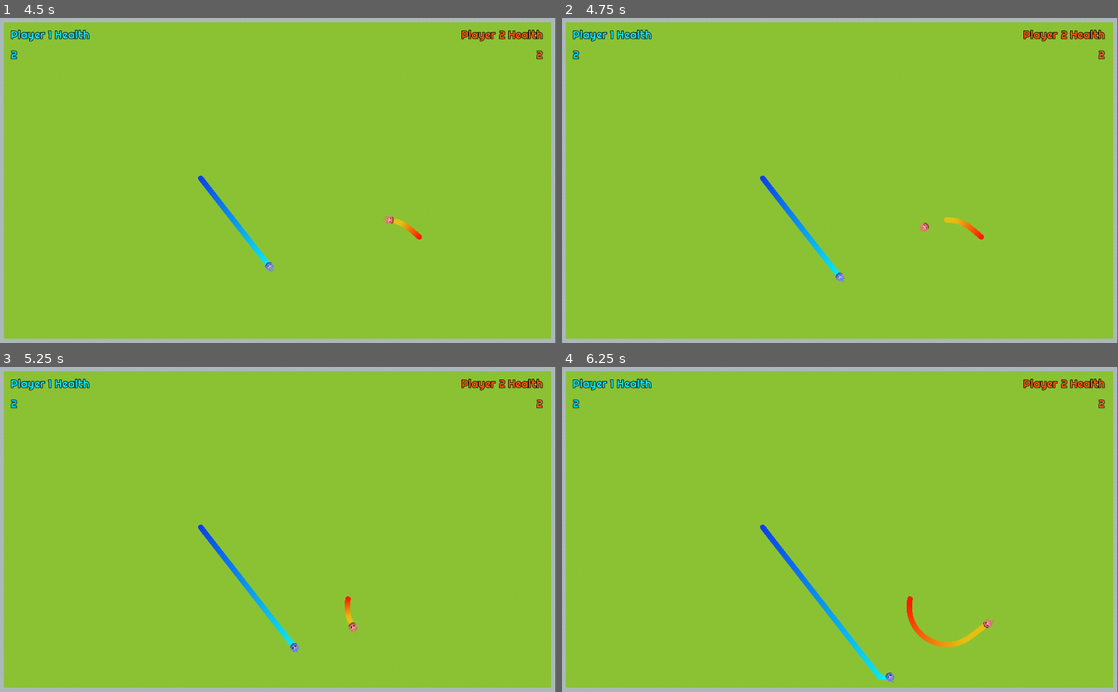
Above: before the commit, frames 1-4 (two rows, left to right).
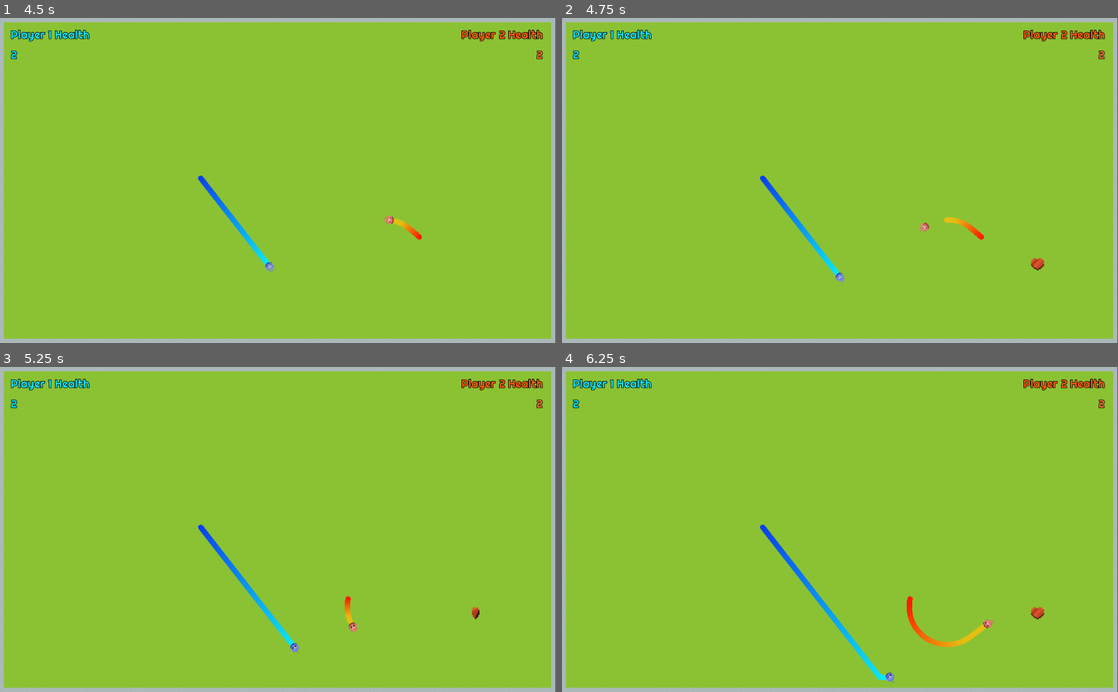
Above: after the commit, the same moments.

Repository: nrkroeker/wildfire
Game: Godot game, scene res://Main.tscn
Two runs of this game, one before a commit and one after it. Both use one fixed random seed, a clock stepped at 60 frames per second and the inputs below. Sound files missing from this copy of the repository are replaced by a short silence.
Inputs:
- Up to frame 1 (4.5 s): click "START" at 0.5 s; tap Enter (ui_select) at 1.25, 1.52, 2.27, 3.77 s; hold Right (ui_right) 1.28-2.03 s; tap Space at 2 s; hold Down (ui_down) 2.03-2.78 s; hold Right (ui_right) 2.78-3.53 s; hold Up (ui_up) 3.53-4.28 s; hold Left (ui_left) from 4.28 s (still down)
- Up to frame 2 (4.75 s): keep holding Left (ui_left); tap Enter (ui_select) at 4.52 s
- Up to frame 3 (5.25 s): keep holding Left (ui_left)
- Up to frame 4 (6.25 s): tap Enter (ui_select) at 5.27 s; release Left (ui_left) at 5.78 s; hold Down (ui_down) from 5.78 s (still down)

Frame 1 is identical in both runs. In frame 2, less than 0.1% of the frame differs, in the area x 84-87%, y 73-78%; in frame 3, less than 0.1%; in frame 4, less than 0.1%.

Commit message:
Add heart item to regain health

Diff:
--- /dev/null
+++ b/godot/ItemSpawner.gd
@@ -0,0 +1,28 @@
+extends Timer
+
+var heart_item = preload('res://sprites/Item/Heart/Heart.tscn')
+var heart_count = 0
+var heart_spawn_rate = 60
+var max_heart_count = 2
+onready var main = get_node('/root/Main')
+var window_padding = 50
+
+func _ready():
+	connect("timeout",self,"_on_timeout")
+
+func reset():
+	heart_count = 0
+
+func _on_timeout():
+	if heart_count < max_heart_count:
+		var spawn = rand_range(0, 100)
+		if spawn <= heart_spawn_rate:
+			var item = heart_item.instance()
+			var x = rand_range(window_padding, main.screen_size.x - window_padding)
+			var y = rand_range(window_padding, main.screen_size.y - window_padding)
+			item.position = Vector2(x, y)
+			get_parent().add_child(item)
+			heart_count += 1
+
+func remove_heart():
+	heart_count -= 1
--- a/godot/Main.gd
+++ b/godot/Main.gd
@@ -1,14 +1,13 @@
 extends Node2D
 
-export (NodePath) var main_node = '.'
+export (Vector2) onready var screen_size = get_viewport_rect().size
 
-var screen_size
 var health_item_timer = Timer.new()
 var HEALTH_ITEM_TIME = 2
 
 var is_game_running = false
 
-var character = preload('res://actors/Character/Character.tscn')
+var character = preload('res://sprites/Character/Character.tscn')
 
 var player_one
 var player_two
@@ -35,6 +34,7 @@
 func start_new_game():
 	$MenuMusic.stop()
 	$GameMusic.play()
+	$ItemSpawner.start()
 	$HUD/MessageLabel.hide()
 	if !player_one.get_parent():
 		add_child(player_one)
@@ -48,6 +48,7 @@
 	$GameMusic.stop()
 	$DeathMusic.play()
 	$MenuMusic.play()
+	$ItemSpawner.stop()
 	is_game_running = false
 	var winner = 'fire' if loser == 'water' else 'water'
 	print('winner: ', winner)
@@ -64,3 +65,10 @@
 func get_character_position(player):
 	var multiplier = 0.75 if player == 1 else 0.25
 	return Vector2(screen_size.x * multiplier, screen_size.y * multiplier)
+
+func get_item_location():
+	# Find random x,y values
+	# Check that they don't collide with any lines or characters or other items
+	# If collision, find new location
+	# Else return location
+	pass
--- a/godot/Main.tscn
+++ b/godot/Main.tscn
@@ -6,8 +6,11 @@
 [ext_resource path="res://assets/audio/Daft_Punk_Around_The_World_6.wav" type="AudioStream" id=4]
 [ext_resource path="res://assets/audio/DaftPunkDerezzedAviciiRemix_6.wav" type="AudioStream" id=5]
 [ext_resource path="res://assets/audio/Death.wav" type="AudioStream" id=6]
+[ext_resource path="res://ItemSpawner.gd" type="Script" id=7]
 
-[node name="Main" type="Node2D"]
+[node name="Main" type="Node2D" groups=[
+"pc",
+]]
 script = ExtResource( 1 )
 __meta__ = {
 "_edit_horizontal_guides_": [ 430.523 ],
@@ -26,6 +29,10 @@
 
 [node name="DeathMusic" type="AudioStreamPlayer2D" parent="."]
 stream = ExtResource( 6 )
+
+[node name="ItemSpawner" type="Timer" parent="."]
+wait_time = 2.0
+script = ExtResource( 7 )
 [connection signal="start_game" from="HUD" to="." method="start_new_game"]
 [connection signal="finished" from="GameMusic" to="GameMusic" method="play"]
 [connection signal="finished" from="MenuMusic" to="MenuMusic" method="play"]
--- a/godot/actors/Character/Character.gd
+++ b/godot/sprites/Character/Character.gd
@@ -6,7 +6,7 @@
 
 var current_trail
 var trails = []
-var trail_scene = preload("res://actors/Character/Trail.tscn")
+var trail_scene = preload("res://sprites/Character/Trail.tscn")
 var fire_gradient = preload('res://assets/trails/FireTrail.tres')
 var water_gradient = preload('res://assets/trails/WaterTrail.tres')
 
@@ -75,6 +75,9 @@
 	if health == 0:
 		get_parent().finish_game(name)
 
+func add_health():
+	set_health(health + 1)
+
 func set_gradient_water():
 	gradient = water_gradient
 
--- a/godot/actors/Character/Character.tscn
+++ b/godot/sprites/Character/Character.tscn
@@ -1,7 +1,7 @@
 [gd_scene load_steps=5 format=2]
 
-[ext_resource path="res://actors/Character/Character.gd" type="Script" id=1]
-[ext_resource path="res://actors/Character/Flame.tscn" type="PackedScene" id=2]
+[ext_resource path="res://sprites/Character/Character.gd" type="Script" id=1]
+[ext_resource path="res://sprites/Character/Flame.tscn" type="PackedScene" id=2]
 [ext_resource path="res://assets/audio/Damage.wav" type="AudioStream" id=3]
 [ext_resource path="res://assets/audio/Jump.wav" type="AudioStream" id=4]
 
--- a/godot/actors/Character/Flame.tscn
+++ b/godot/sprites/Character/Flame.tscn
@@ -1,6 +1,6 @@
 [gd_scene load_steps=28 format=2]
 
-[ext_resource path="res://actors/Character/Flame.gd" type="Script" id=1]
+[ext_resource path="res://sprites/Character/Flame.gd" type="Script" id=1]
 [ext_resource path="res://assets/blue flame/B Flame 1.png" type="Texture" id=2]
 [ext_resource path="res://assets/blue flame/B Flame 2.png" type="Texture" id=3]
 [ext_resource path="res://assets/blue flame/B Flame 3.png" type="Texture" id=4]
--- a/godot/actors/Character/Trail.gd
+++ b/godot/sprites/Character/Trail.gd
@@ -23,7 +23,7 @@
 
 func handle_area_entered(object):
 	if object.get_parent().get_name() != get_parent().get_name():
-		print(object.get_parent().get_name(), ' collided with ', get_parent().get_name())
+
 		object.get_parent().take_damage()
 
 func lengthen(position):
--- a/godot/actors/Character/Trail.tscn
+++ b/godot/sprites/Character/Trail.tscn
@@ -1,6 +1,6 @@
 [gd_scene load_steps=3 format=2]
 
-[ext_resource path="res://actors/Character/Trail.gd" type="Script" id=1]
+[ext_resource path="res://sprites/Character/Trail.gd" type="Script" id=1]
 
 [sub_resource type="Gradient" id=1]
 colors = PoolColorArray( 1, 0.113725, 0, 1, 0.902344, 0.460406, 0.0704601, 1 )
--- /dev/null
+++ b/godot/sprites/Item/Heart/Heart.gd
@@ -0,0 +1,10 @@
+extends Area2D
+
+onready var item_spawner = get_node('/root/Main/ItemSpawner')
+
+func _on_body_entered(body):
+
+	if body.get_name() == 'Flame':
+		body.get_parent().add_health()
+		item_spawner.remove_heart()
+		queue_free()
--- /dev/null
+++ b/godot/sprites/Item/Heart/Heart.tscn
@@ -0,0 +1,31 @@
+[gd_scene load_steps=8 format=2]
+
+[ext_resource path="res://sprites/Item/Heart/Heart.gd" type="Script" id=1]
+[ext_resource path="res://assets/heart/heart_1.png" type="Texture" id=2]
+[ext_resource path="res://assets/heart/heart_2.png" type="Texture" id=3]
+[ext_resource path="res://assets/heart/heart_3.png" type="Texture" id=4]
+[ext_resource path="res://assets/heart/heart_4.png" type="Texture" id=5]
+
+[sub_resource type="SpriteFrames" id=1]
+animations = [ {
+"frames": [ ExtResource( 2 ), ExtResource( 3 ), ExtResource( 4 ), ExtResource( 5 ) ],
+"loop": true,
+"name": "default",
+"speed": 5.0
+} ]
+
+[sub_resource type="CircleShape2D" id=2]
+radius = 14.248
+
+[node name="Heart" type="Area2D"]
+z_index = 2
+script = ExtResource( 1 )
+
+[node name="AnimatedSprite" type="AnimatedSprite" parent="."]
+position = Vector2( 0, 2.66666 )
+frames = SubResource( 1 )
+playing = true
+
+[node name="CollisionShape2D" type="CollisionShape2D" parent="."]
+shape = SubResource( 2 )
+[connection signal="body_entered" from="." to="." method="_on_body_entered"]
Not shown: 1 places in godot/Main.tscn that only renumber resources
Binary file added: godot/assets/heart/heart_1.png
Not shown, added: godot/assets/heart/heart_1.png.import
Binary file added: godot/assets/heart/heart_2.png
Not shown, added: godot/assets/heart/heart_2.png.import
Binary file added: godot/assets/heart/heart_3.png
Not shown, added: godot/assets/heart/heart_3.png.import
Binary file added: godot/assets/heart/heart_4.png
Not shown, added: godot/assets/heart/heart_4.png.import
